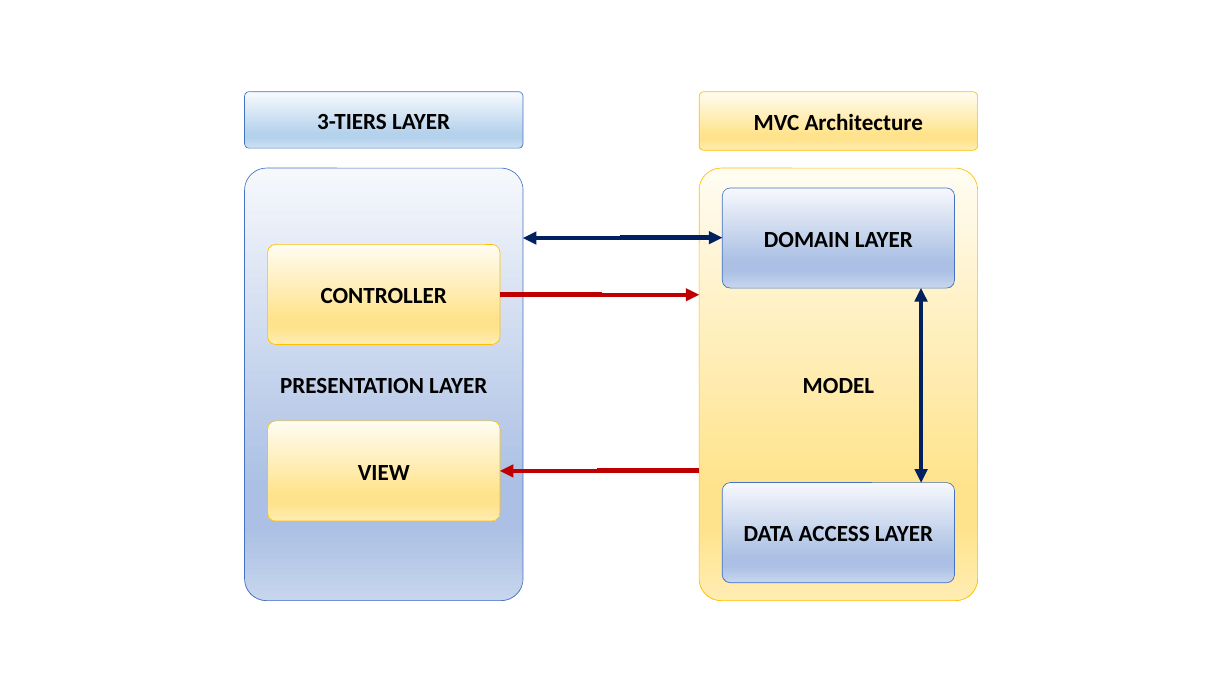
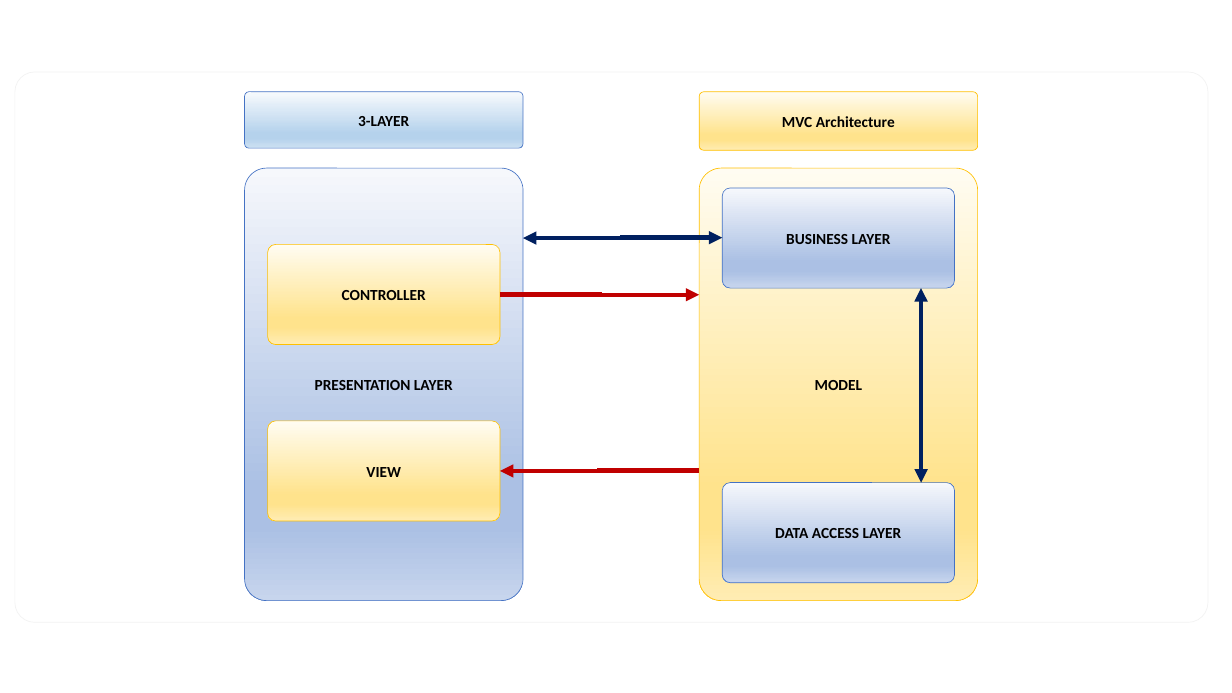
Before and after one commit to trungnguyenthien/blog, a slide deck: slide 1 of PhanLoaiModel.pptx. Drawn at 1232x693 pixels with LibreOffice and Linux fonts; fonts in the diff are those of the drawing. Boxes give left, top, right and bottom in pixels: in the first picture for what was removed or moved away, otherwise in the second. Text is boxed around its words. In the diff, an @@ line names an element or a change of style, - is before the commit and + after.

```diff
--- a/PhanLoaiModel.pptx
+++ b/PhanLoaiModel.pptx
@@ rounded rectangle added at [15, 72, 1208, 623], outline #F2F2F2 0.5 pt @@
@@ text in rounded rectangle at [358, 116, 409, 126]: text changed; size 18 to 12 pt @@
-3-TIERS LAYER
+3-LAYER
@@ size 18 to 12 pt in 6 elements at [245, 168, 523, 601], [700, 168, 978, 601], [268, 245, 500, 345], [268, 421, 500, 521], [723, 482, 955, 582], [700, 91, 978, 150] @@
@@ text in rounded rectangle at [786, 234, 891, 244]: text changed; size 18 to 12 pt @@
-DOMAIN LAYER
+BUSINESS LAYER
```
Also in this commit, not shown: 4 other files.
